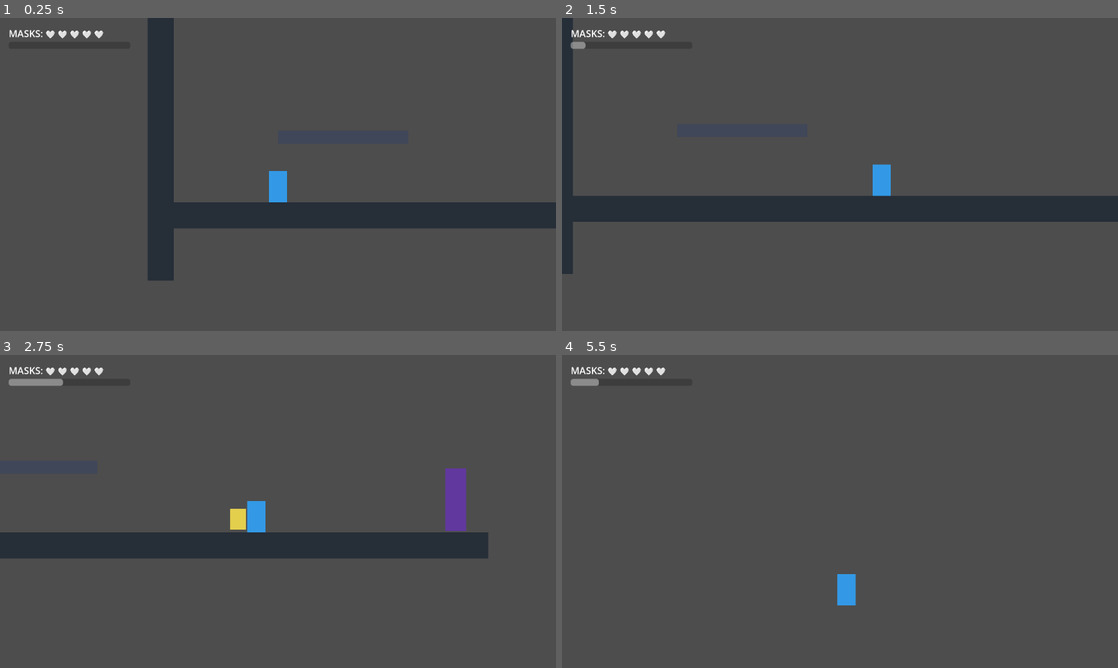
Above: before the commit, frames 1-4 (two rows, left to right).
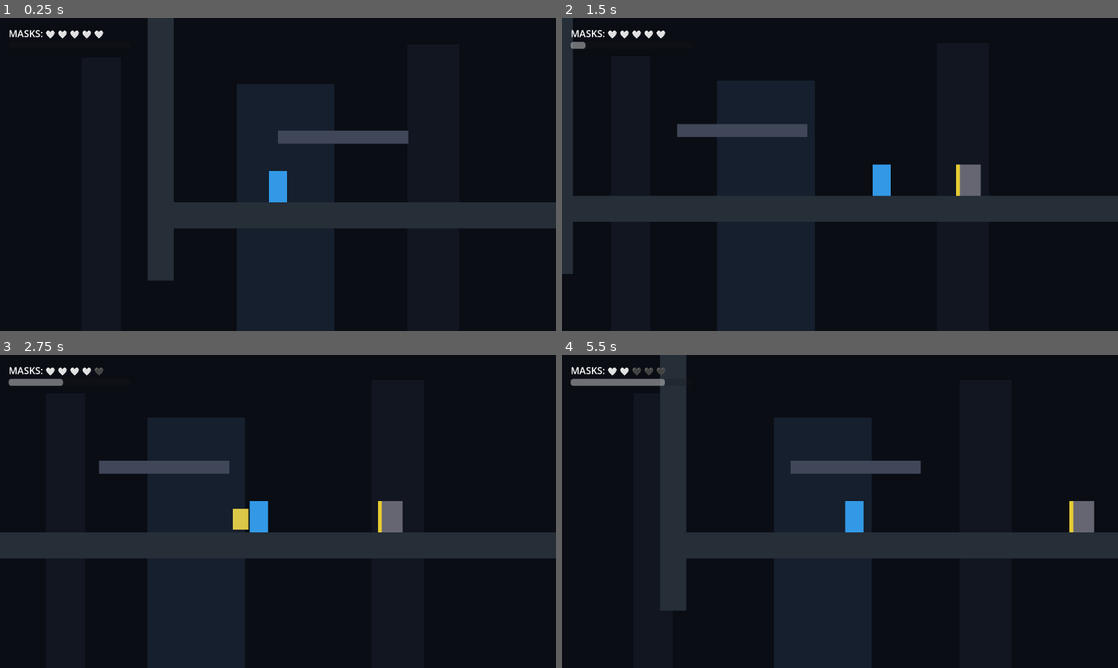
Above: after the commit, the same moments.

Repository: louisfghbvc/hoh-game-studio
Game: Godot game, scene res://scenes/main.tscn
Same seed, same stepped clock (60 frames per second), same inputs: the game is played once before the commit and once after it.
Inputs (mouse positions are in pixels of both pictures, inside the frame that each line leads up to):
- Up to frame 1 (0.25 s): no input
- Up to frame 2 (1.5 s): tap Enter (ui_accept) at 0.5, 0.77 s; move the mouse to (962, 158) at 0.52 s; hold Q 0.53-1.28 s; hold Right (ui_right) from 0.53 s (still down); click (962, 158) at 0.67 s; move the mouse to (728, 190) at 1.27 s; tap Shift at 1.35 s
- Up to frame 3 (2.75 s): tap Enter (ui_accept) at 1.52 s; move the mouse to (333, 442) at 2.02 s; release Right (ui_right) at 2.03 s; hold Left (ui_left) from 2.03 s (still down); hold J from 2.03 s (still down)
- Up to frame 4 (5.5 s): move the mouse to (812, 574) at 2.77 s; release Left (ui_left) at 2.78 s; release J at 2.78 s; hold Right (ui_right) 2.78-4.28 s; tap Z at 2.85 s; click (812, 574) at 2.92 s; tap Enter (ui_accept) at 3.02, 3.77, 4.52 s; move the mouse to (1006, 558) at 3.52 s; hold Q 3.53-4.28 s; move the mouse to (673, 464) at 4.27 s; hold Left (ui_left) 4.28-5.03 s; tap Shift at 4.35 s; move the mouse to (867, 511) at 5.02 s; hold Right (ui_right) from 5.03 s (still down); hold J from 5.03 s (still down); click (867, 511) at 5.17 s

The runs differ from the first frame. In frame 1, 89% of the frame differs, in the area x 0-100%, y 0-100%; in frame 2, 89%; in frame 3, 91%; in frame 4, 99%.

Commit message:
feat(loop-0022): Phase 3: Shielded Sentry Enemy & Frontal Shield Defense

Diff:
--- a/game/scenes/main.tscn
+++ b/game/scenes/main.tscn
@@ -1,15 +1,19 @@
-[gd_scene load_steps=6 format=3 uid="uid://bmain_void_knight_001"]
+[gd_scene load_steps=10 format=3 uid="uid://bmain_void_knight_001"]
 
 [ext_resource type="PackedScene" path="res://scenes/player.tscn" id="1_player_scene"]
 [ext_resource type="PackedScene" path="res://scenes/hud.tscn" id="2_hud_scene"]
 [ext_resource type="PackedScene" path="res://scenes/minimap_ui.tscn" id="3_minimap_scene"]
 [ext_resource type="PackedScene" path="res://scenes/pause_menu.tscn" id="4_pause_scene"]
 [ext_resource type="PackedScene" path="res://scenes/scene_transition.tscn" id="5_trans_scene"]
+[ext_resource type="PackedScene" path="res://scenes/parallax_background.tscn" id="6_bg_scene"]
+[ext_resource type="PackedScene" path="res://scenes/shielded_sentry.tscn" id="7_sentry_scene"]
 
 [sub_resource type="RectangleShape2D" id="RectangleShape2D_box"]
 size = Vector2(1000, 40)
 
 [node name="Main" type="Node2D"]
+
+[node name="ParallaxBackground" parent="." instance=ExtResource("6_bg_scene")]
 
 [node name="HUD" parent="." instance=ExtResource("2_hud_scene")]
 
@@ -19,6 +23,9 @@
 
 [node name="SceneTransitionDoor" parent="." instance=ExtResource("5_trans_scene")]
 position = Vector2(1050, 430)
+
+[node name="ShieldedSentry" parent="." instance=ExtResource("7_sentry_scene")]
+position = Vector2(750, 480)
 
 [node name="Environment" type="Node2D" parent="."]
 
--- /dev/null
+++ b/game/scenes/parallax_background.tscn
@@ -0,0 +1,37 @@
+[gd_scene format=3 uid="uid://bparallax_bg_001"]
+
+[node name="ParallaxBackground" type="ParallaxBackground"]
+
+[node name="FarDistantRuins" type="ParallaxLayer" parent="."]
+motion_scale = Vector2(0.2, 0.2)
+motion_mirroring = Vector2(1280, 0)
+
+[node name="ColorRect" type="ColorRect" parent="FarDistantRuins"]
+offset_right = 1280.0
+offset_bottom = 720.0
+color = Color(0.04, 0.05, 0.08, 1)
+
+[node name="Pillars" type="ColorRect" parent="FarDistantRuins"]
+offset_left = 100.0
+offset_top = 100.0
+offset_right = 160.0
+offset_bottom = 720.0
+color = Color(0.08, 0.1, 0.15, 0.7)
+
+[node name="Pillars2" type="ColorRect" parent="FarDistantRuins"]
+offset_left = 600.0
+offset_top = 80.0
+offset_right = 680.0
+offset_bottom = 720.0
+color = Color(0.08, 0.1, 0.15, 0.7)
+
+[node name="MidgroundCaverns" type="ParallaxLayer" parent="."]
+motion_scale = Vector2(0.5, 0.5)
+motion_mirroring = Vector2(1280, 0)
+
+[node name="Arches" type="ColorRect" parent="MidgroundCaverns"]
+offset_left = 300.0
+offset_top = 200.0
+offset_right = 450.0
+offset_bottom = 720.0
+color = Color(0.1, 0.14, 0.2, 0.8)
--- /dev/null
+++ b/game/scenes/shielded_sentry.tscn
@@ -0,0 +1,40 @@
+[gd_scene load_steps=5 format=3 uid="uid://bshielded_sentry_001"]
+
+[ext_resource type="Script" path="res://scripts/shielded_sentry.gd" id="1_sentry_script"]
+
+[sub_resource type="RectangleShape2D" id="RectangleShape2D_sentry"]
+size = Vector2(32, 48)
+
+[sub_resource type="RectangleShape2D" id="RectangleShape2D_hurtbox"]
+size = Vector2(36, 52)
+
+[node name="ShieldedSentry" type="CharacterBody2D" groups=["enemies"]]
+collision_layer = 4
+collision_mask = 1
+script = ExtResource("1_sentry_script")
+max_health = 4
+current_health = 4
+
+[node name="BodyRect" type="ColorRect" parent="."]
+offset_left = -16.0
+offset_top = -48.0
+offset_right = 16.0
+color = Color(0.4, 0.4, 0.45, 1)
+
+[node name="ShieldRect" type="ColorRect" parent="."]
+offset_left = -22.0
+offset_top = -48.0
+offset_right = -16.0
+color = Color(0.9, 0.8, 0.2, 1)
+
+[node name="CollisionShape2D" type="CollisionShape2D" parent="."]
+position = Vector2(0, -24)
+shape = SubResource("RectangleShape2D_sentry")
+
+[node name="Hurtbox" type="Area2D" parent="."]
+collision_layer = 4
+collision_mask = 2
+
+[node name="CollisionShape2D" type="CollisionShape2D" parent="Hurtbox"]
+position = Vector2(0, -24)
+shape = SubResource("RectangleShape2D_hurtbox")
--- /dev/null
+++ b/game/scripts/shielded_sentry.gd
@@ -0,0 +1,28 @@
+extends VoidEnemy
+class_name ShieldedSentry
+
+@export var shield_facing: int = -1 # -1 for facing left, 1 for facing right
+
+@onready var shield_rect: ColorRect = $ShieldRect if has_node("ShieldRect") else null
+
+func take_damage(amount: int, source_position: Vector2 = Vector2.ZERO) -> void:
+	if source_position != Vector2.ZERO:
+		# Check if attack comes from the front (blocked by shield)
+		var attack_dir = (source_position - global_position).normalized()
+		var attack_from_front = (attack_dir.x < 0 and shield_facing < 0) or (attack_dir.x > 0 and shield_facing > 0)
+
+		# If attack comes from front and not from above (pogo)
+		if attack_from_front and abs(attack_dir.y) < 0.7:
+			_trigger_shield_block_effect()
+			return
+
+	super.take_damage(amount, source_position)
+
+func _trigger_shield_block_effect() -> void:
+	# Flash shield yellow to indicate blocked attack
+	if shield_rect:
+		var orig = shield_rect.color
+		shield_rect.color = Color(1.0, 1.0, 0.2, 1.0)
+		await get_tree().create_timer(0.1).timeout
+		if is_instance_valid(shield_rect):
+			shield_rect.color = orig
Not shown, added: game/export_presets.cfg
Not shown, added: game/scripts/ability_item.gd.uid
Not shown, added: game/scripts/audio_manager.gd.uid
Not shown, added: game/scripts/hit_sparks.gd.uid
Not shown, added: game/scripts/main_menu.gd.uid
Not shown, added: game/scripts/minimap_ui.gd.uid
Not shown, added: game/scripts/pause_menu.gd.uid
Not shown, added: game/scripts/scene_transition.gd.uid
Not shown, added: game/scripts/shielded_sentry.gd.uid
Not shown, added: .gameloop/receipts/loop-0022/developer-12379a65aeb3.json
Not shown, added: .gameloop/receipts/loop-0022/planner-941f52925f7a.json
Not shown, added: .gameloop/receipts/loop-0022/tester-141b34695272.json
(and 4 more such lines)
